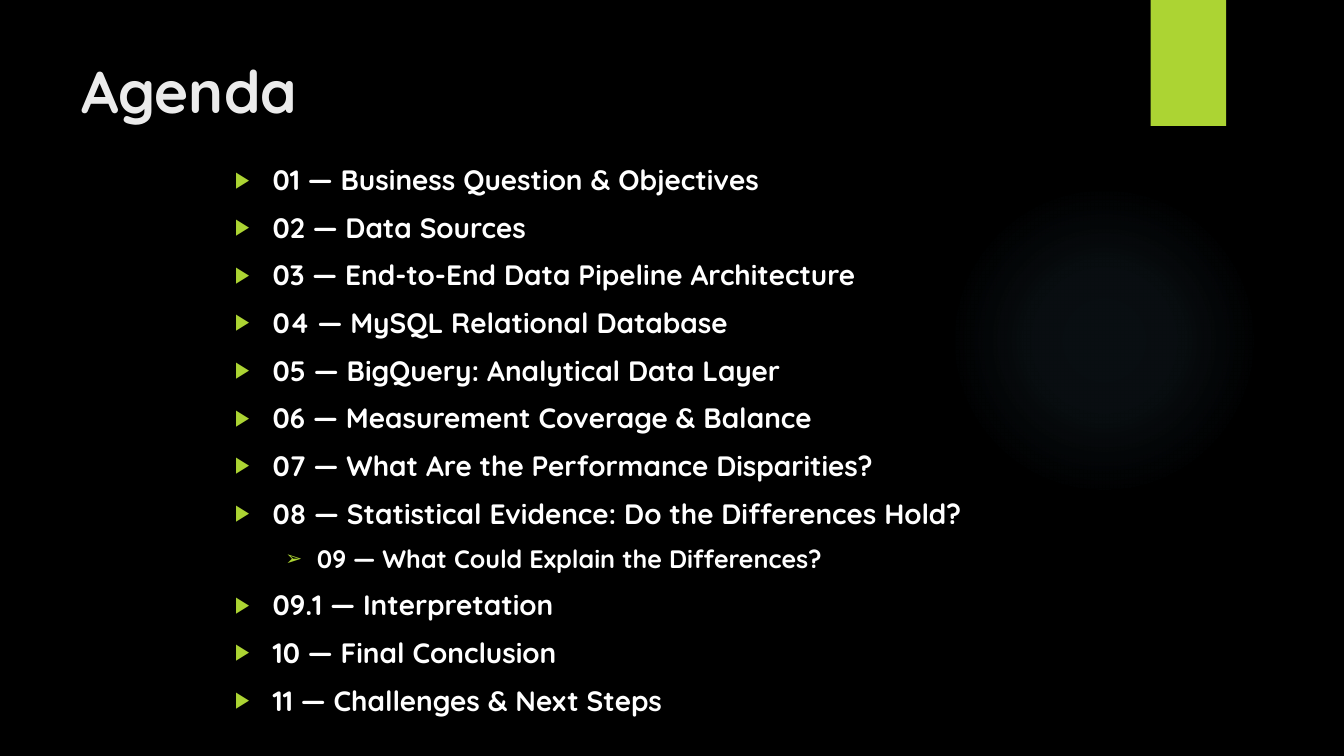
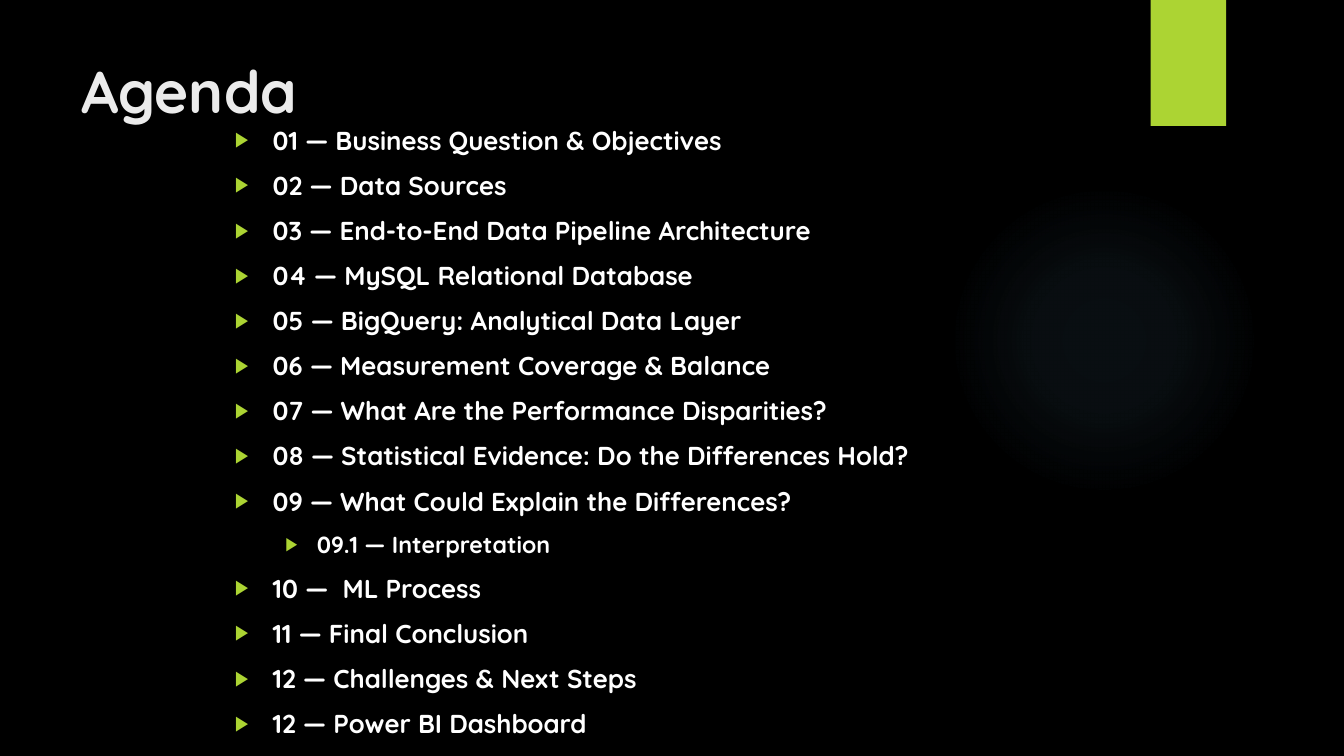
Before and after one commit to zidene306/RNCP-Project, a slide deck: slide 2 of RNCP_presentation_sept26.pptx. Drawn at 1344x756 pixels with LibreOffice and Linux fonts; fonts in the diff are those of the drawing; background and template pictures are left out. Boxes give left, top, right and bottom in pixels: in the first picture for what was removed or moved away, otherwise in the second. Text is boxed around its words. In the diff, an @@ line names an element or a change of style, - is before the commit and + after.

```diff
--- a/RNCP_presentation_sept26.pptx
+++ b/RNCP_presentation_sept26.pptx
@@ text "01 — Business Question & ...": place and size @@
-text "01 — Business Question & ..." at [273, 169, 961, 717]
+text "01 — Business Question & ..." at [273, 131, 908, 734]
@@ text at [273, 131, 908, 558]: size 20 to 18.5 pt in "01 — Business Question & Objectives", "02 — Data Sources", "03 — End-to-End Data Pipeline Architecture", "04 — MySQL Relational Database" and 4 more places; size 18 to 18.5 pt in "09 — What Could Explain the Differences?"; size 20 to 16.6 pt in "09.1 — Interpretation"; bullet ➢ to ▶; list level 2 to 1 in "09 — What Could Explain ..."; list level 1 to 2 in "09.1 — Interpretation" @@
@@ text at [273, 579, 637, 734]: text changed; size 20 to 18.5 pt @@
-▶ 10 — Final Conclusion
-▶ 11 — Challenges & Next Steps
+▶ 10 — ML Process
+▶ 11 — Final Conclusion
+▶ 12 — Challenges & Next Steps
+▶ 12 — Power BI Dashboard
```
Also in this commit, not shown: 13 other slides changed, 1 slide added, 13 other files.
